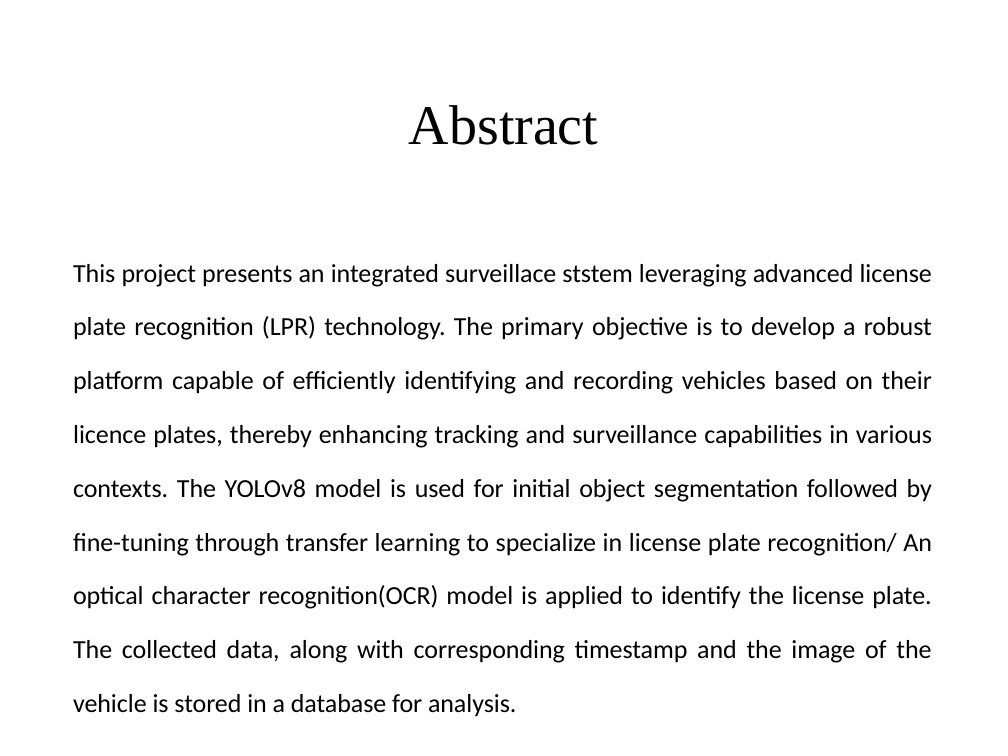
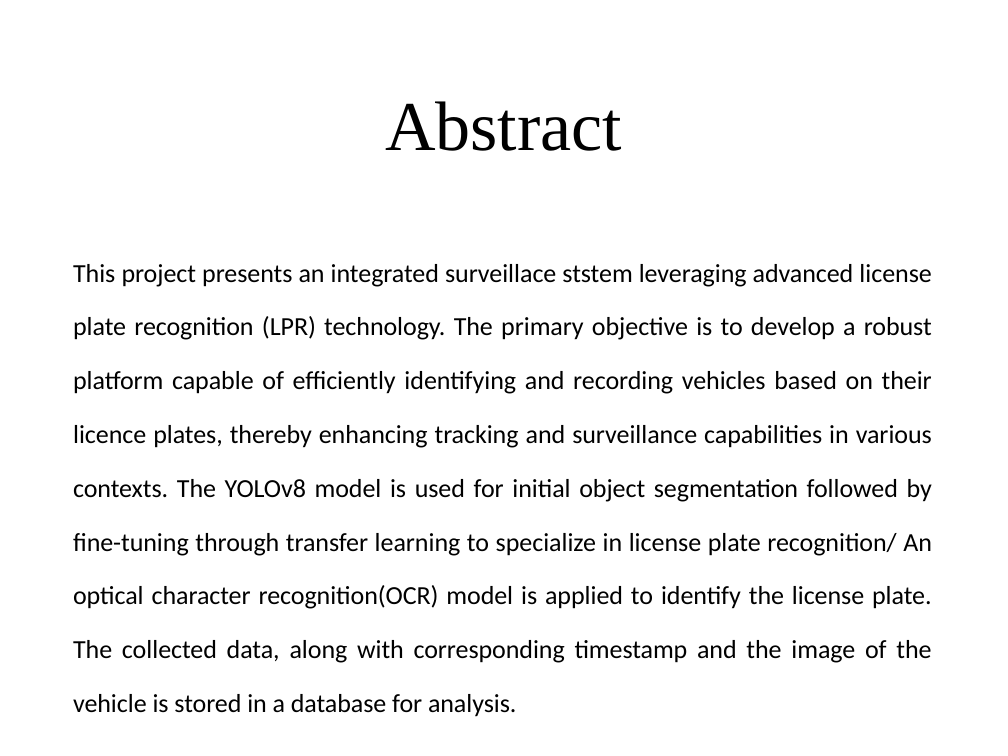
Before and after one commit to greyhatguy007/rf-projs, a slide deck: slide 4 of softwareProjectFinal.pptx. Drawn at 1008x756 pixels with LibreOffice and Linux fonts; fonts in the diff are those of the drawing. Boxes give left, top, right and bottom in pixels: in the first picture for what was removed or moved away, otherwise in the second. Text is boxed around its words. In the diff, an @@ line names an element or a change of style, - is before the commit and + after.

```diff
--- a/softwareProjectFinal.pptx
+++ b/softwareProjectFinal.pptx
@@ title "Abstract" at (x1=385, y1=101, x2=622, y2=151): size 40 to 50 pt @@
```
Also in this commit, not shown: 6 other slides changed, 1 slide added, 1 slide removed, 6 other files.
